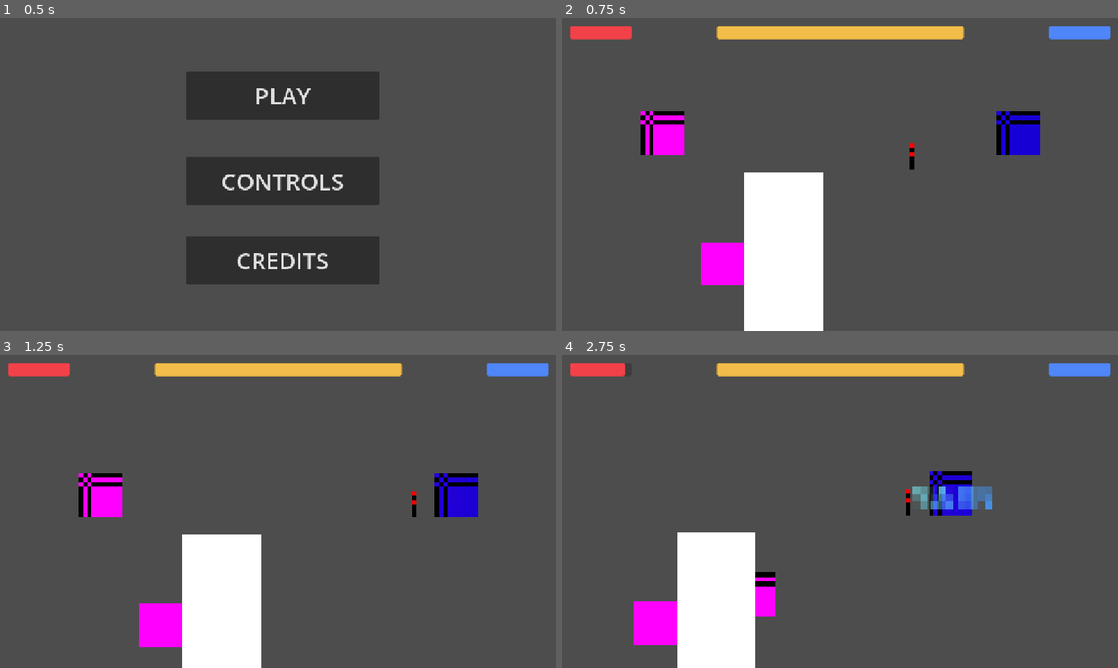
Above: before the commit, frames 1-4 (two rows, left to right).
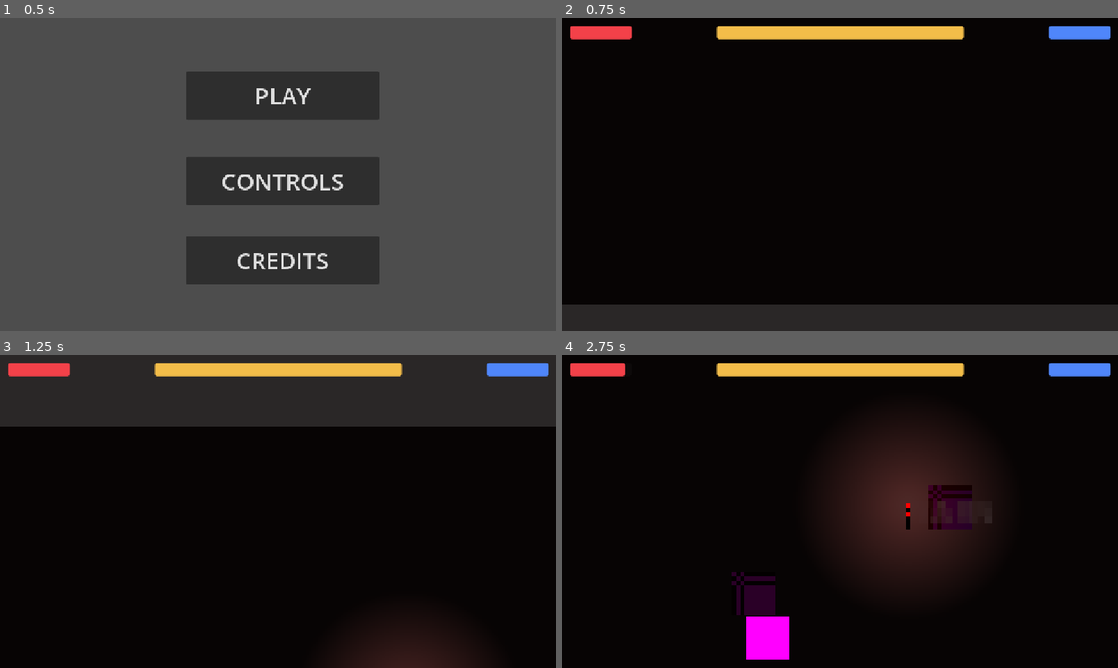
Above: after the commit, the same moments.

Repository: anqilique/GDGJam2-2025
Game: Godot game, scene res://Scenes/start_menu.tscn
The game is run twice, just before and just after one commit, with the same random seed, the same clock (stepped at 60 frames per second) and the same inputs. The engine's default icon, where the game draws it, is replaced by a stand-in: a white triangle on a blue panel in a dark square.
Inputs (mouse positions are in pixels of both pictures, inside the frame that each line leads up to):
- Up to frame 1 (0.5 s): no input
- Up to frame 2 (0.75 s): click "PLAY" at 0.5 s
- Up to frame 3 (1.25 s): no input
- Up to frame 4 (2.75 s): move the mouse to (962, 495) at 1.27 s; hold D (fire_cat_move_right) 1.28-2.03 s; click (962, 495) at 1.35 s; move the mouse to (728, 527) at 2.02 s; hold S (fire_cat_move_down) from 2.03 s (still down); tap Space (yarn_cat_pass_torch) at 2.1 s

Frame 1 is identical in both runs. In frame 2, 96% of the frame differs, in the area x 0-100%, y 0-100%; in frame 3, 96%; in frame 4, 97%.

Commit message:
Crappy Lighting
It dark.

Diff:
--- a/Scenes/Torch.tscn
+++ b/Scenes/Torch.tscn
@@ -16,7 +16,7 @@
 gradient = SubResource("Gradient_36sry")
 fill = 1
 fill_from = Vector2(0.502616, 0.506271)
-fill_to = Vector2(0.0981759, 0.865055)
+fill_to = Vector2(0.137615, 0.834862)
 
 [sub_resource type="CapsuleShape2D" id="CapsuleShape2D_wced7"]
 radius = 1.0
@@ -39,7 +39,9 @@
 
 [node name="PointLight2D" type="PointLight2D" parent="."]
 position = Vector2(0, -3)
-color = Color(0.85098, 0.662745, 0, 1)
+scale = Vector2(1.70897, 1.70897)
+color = Color(1, 0.898039, 0.85098, 1)
+energy = 10.34
 texture = SubResource("GradientTexture2D_pqci0")
 texture_scale = 0.5
 
--- a/Scenes/main.tscn
+++ b/Scenes/main.tscn
@@ -14,29 +14,33 @@
 script = ExtResource("1_21xkr")
 shadow_scene = ExtResource("4_jjvhh")
 
-[node name="FireCat" parent="." instance=ExtResource("2_bo1nx")]
-position = Vector2(-19, -9)
-
-[node name="YarnCat" parent="." instance=ExtResource("3_8gbba")]
-position = Vector2(63, -9)
-
-[node name="Torch" parent="." instance=ExtResource("5_21xkr")]
-position = Vector2(22, 0)
-
 [node name="ShadowSpawnTimer" type="Timer" parent="."]
 wait_time = 4.0
 one_shot = true
 autostart = true
 
-[node name="Camera2D" parent="." instance=ExtResource("5_kry3j")]
-position = Vector2(22, 4)
-
 [node name="UI" parent="." instance=ExtResource("7_6bp64")]
 visible = false
+
+[node name="FireCat" parent="." instance=ExtResource("2_bo1nx")]
+position = Vector2(118, -9)
+
+[node name="YarnCat" parent="." instance=ExtResource("3_8gbba")]
+position = Vector2(200, -9)
+
+[node name="Torch" parent="." instance=ExtResource("5_21xkr")]
+z_index = 1
+position = Vector2(159, 0)
+
+[node name="ShadowsContainer" type="Node2D" parent="."]
 
 [node name="Map" parent="." instance=ExtResource("8_344ge")]
 
 [node name="DestrucableObject" parent="Map" instance=ExtResource("9_ynf5e")]
-position = Vector2(-5, 21)
+position = Vector2(158, 21)
+
+[node name="Camera2D" parent="." instance=ExtResource("5_kry3j")]
+z_index = 2
+position = Vector2(164, -162)
 
 [connection signal="timeout" from="ShadowSpawnTimer" to="." method="_on_shadow_spawn_timer_timeout"]
--- a/Scenes/map.tscn
+++ b/Scenes/map.tscn
@@ -4,38 +4,45 @@
 
 [node name="Map" type="Node2D"]
 
-[node name="ColorRect" type="ColorRect" parent="."]
+[node name="DarkBackground" type="ColorRect" parent="."]
+z_index = -1
+offset_left = -339.0
+offset_top = -215.0
+offset_right = 654.0
+offset_bottom = 466.0
+color = Color(0.103744, 0.103744, 0.103744, 1)
+
+[node name="Environment" type="Node2D" parent="."]
+
+[node name="ColorRect" type="ColorRect" parent="Environment"]
 offset_right = 18.0
 offset_bottom = 233.0
 
-[node name="ColorRect2" type="ColorRect" parent="."]
+[node name="ColorRect2" type="ColorRect" parent="Environment"]
 offset_left = 297.0
 offset_right = 315.0
 offset_bottom = 233.0
 
-[node name="ColorRect3" type="ColorRect" parent="."]
-offset_left = 3.0
-offset_top = 288.0
-offset_right = 21.0
-offset_bottom = 521.0
+[node name="ColorRect3" type="ColorRect" parent="Environment"]
+offset_left = 278.0
+offset_top = -92.0
+offset_right = 296.0
+offset_bottom = 141.0
+rotation = 1.5708
 
-[node name="ColorRect4" type="ColorRect" parent="."]
-offset_left = 646.0
-offset_top = 288.0
-offset_right = 664.0
-offset_bottom = 521.0
-
-[node name="ColorRect5" type="ColorRect" parent="."]
-offset_left = 646.0
-offset_top = -2.0
-offset_right = 664.0
-offset_bottom = 231.0
-
-[node name="ColorRect6" type="ColorRect" parent="."]
-offset_left = 301.0
-offset_top = 385.0
-offset_right = 319.0
-offset_bottom = 618.0
+[node name="ColorRect4" type="ColorRect" parent="Environment"]
+offset_left = 278.0
+offset_top = 324.0
+offset_right = 296.0
+offset_bottom = 557.0
+rotation = 1.5708
 
 [node name="Door" parent="." instance=ExtResource("1_ci6au")]
-position = Vector2(654, 258)
+position = Vector2(157, 258)
+
+[node name="Darkness" type="ColorRect" parent="."]
+offset_left = -339.0
+offset_top = -215.0
+offset_right = 654.0
+offset_bottom = 466.0
+color = Color(0.0156863, 0, 0, 0.847059)
--- a/Scripts/main.gd
+++ b/Scripts/main.gd
@@ -28,4 +28,4 @@
 
 	shadow.position = shadow_spawn_location
 
-	add_child(shadow)
+	$ShadowsContainer.add_child(shadow)
